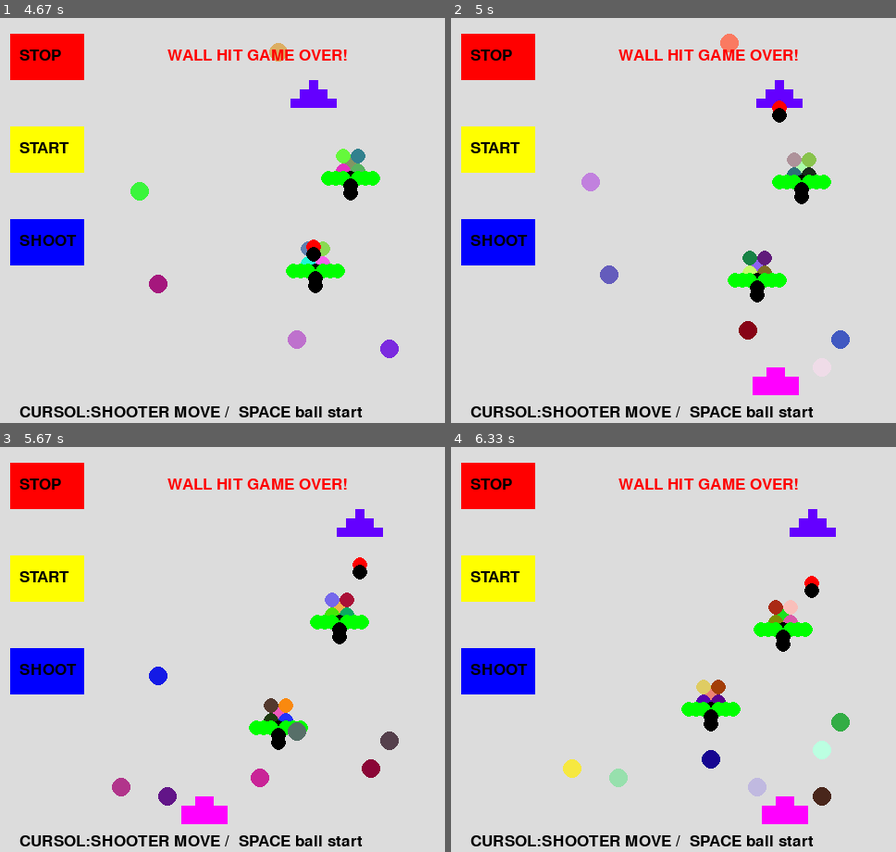
Above: before the commit, frames 1-4 (two rows, left to right).
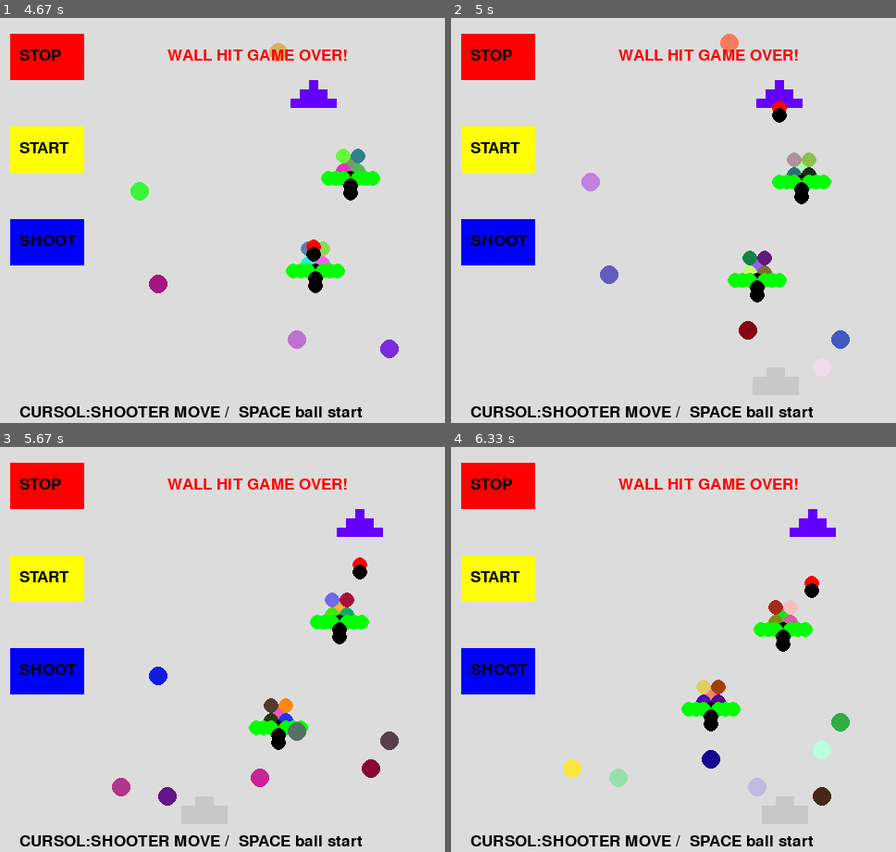
Above: after the commit, the same moments.

Repository: snc29654/pygame
Game: pygame game, started from invador_scenario.py
Same seed, same stepped clock (60 frames per second), same inputs: the game is played once before the commit and once after it.
Inputs:
- Up to frame 1 (4.67 s): hold Right 0.33-0.8 s; hold Left 1.33-1.87 s; tap Space at 1.4, 1.7, 1.97, 2.27, 2.4, 2.7, 3.07, 3.37, 3.57, 3.87, 4.07, 4.37, 4.57 s; hold Left 1.9-2.3 s; hold Right 2.33-2.97 s; hold Left 3-3.47 s; hold Right 3.5-3.97 s; hold Right 4-4.47 s; hold Left from 4.5 s (still down)
- Up to frame 2 (5 s): keep holding Left; tap Space at 4.87 s
- Up to frame 3 (5.67 s): release Left at 5.03 s; hold Left 5.07-5.47 s; tap Space at 5.13, 5.43, 5.57 s; hold Right from 5.5 s (still down)
- Up to frame 4 (6.33 s): tap Space at 5.87, 6.23 s; release Right at 6.13 s; hold Left from 6.17 s (still down)

Frame 1 is identical in both runs. In frame 2, 0.6% of the frame differs, in the area x 67-79%, y 86-94%; in frame 3, 0.6%; in frame 4, 0.6%.

Commit message:
大砲が攻撃されたら大砲の色を変える

Diff:
--- a/invador_scenario.py
+++ b/invador_scenario.py
@@ -154,6 +154,10 @@
         pygame.draw.rect(self.main_surface, (255,0,255), (self.x3-10, self.y3-10,20,20))
         pygame.draw.rect(self.main_surface, (255,0,255), (self.x3-25, self.y3,50,20))
 
+    def make_gun_out(self):
+        pygame.draw.rect(self.main_surface, (200,200,200), (self.x3-10, self.y3-10,20,20))
+        pygame.draw.rect(self.main_surface, (200,200,200), (self.x3-25, self.y3,50,20))
+
     def make_ball(self):
         for i in range(TARGET_COUNT):
             pygame.draw.circle(self.main_surface, (random.randint(0,255),random.randint(0,255),random.randint(0,255)), (self.bxt[i], self.byt[i]), 10)
@@ -339,6 +343,7 @@
             self.main_surface.blit(text3, (40,245))
             self.main_surface.blit(text4, (40,430))
             if(self.dummy_hit==1):
+                self.make_gun_out()
                 texthit = font.render("BALL HIT TO GUN GAME OVER!", True, (255,0,0))
                 self.stop=1
             if(self.wall_hit==1):
